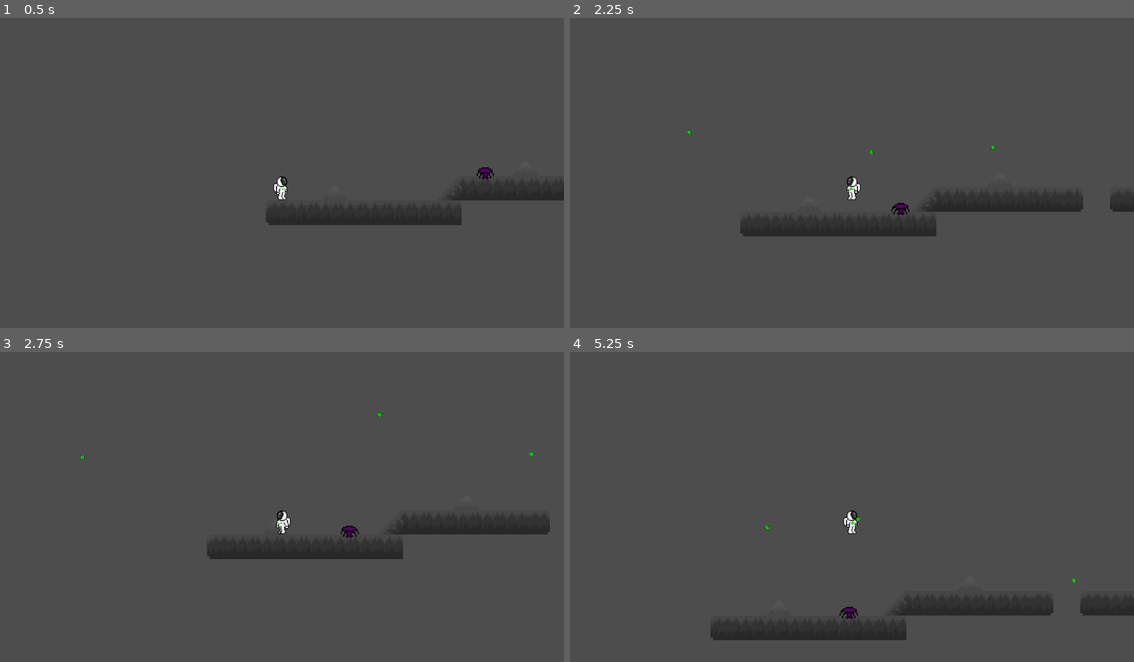
Above: before the commit, frames 1-4 (two rows, left to right).
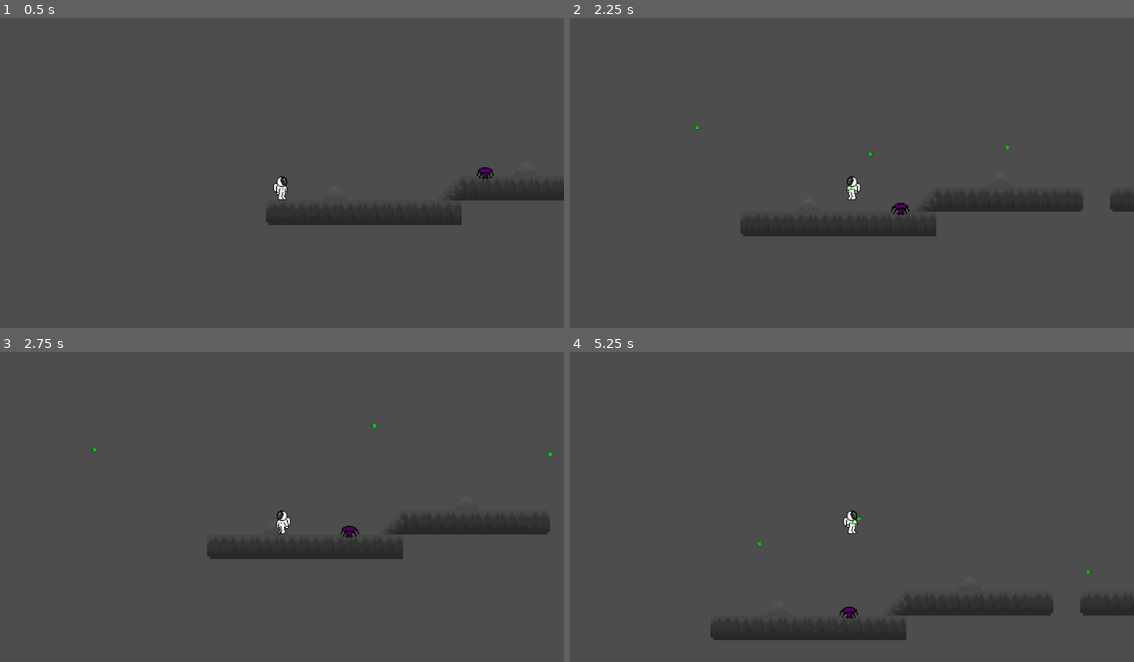
Above: after the commit, the same moments.

Repository: PrestonBrown1/2D-Platformer
Game: Godot game, scene res://game.tscn
Same seed, same stepped clock (60 frames per second), same inputs: the game is played once before the commit and once after it.
Inputs (mouse positions are in pixels of both pictures, inside the frame that each line leads up to):
- Up to frame 1 (0.5 s): no input
- Up to frame 2 (2.25 s): tap Enter at 0.5 s; move the mouse to (976, 160) at 0.52 s; hold D (Right) 0.53-2.03 s; click (976, 160) at 0.6 s; tap Space (Jump) at 0.77, 1.52 s; move the mouse to (739, 191) at 1.27 s; click (739, 191) at 1.35 s; move the mouse to (908, 107) at 2.02 s; hold A (Left) from 2.03 s (still down); click (908, 107) at 2.1 s
- Up to frame 3 (2.75 s): keep holding A (Left)
- Up to frame 4 (5.25 s): move the mouse to (823, 572) at 2.77 s; release A (Left) at 2.78 s; hold D (Right) 2.78-4.28 s; click (823, 572) at 2.85 s; tap Space (Jump) at 3.02, 3.77, 4.52 s; move the mouse to (1021, 556) at 3.52 s; click (1021, 556) at 3.6 s; move the mouse to (682, 463) at 4.27 s; hold A (Left) 4.28-5.03 s; click (682, 463) at 4.35 s; move the mouse to (880, 510) at 5.02 s; hold D (Right) from 5.03 s (still down); click (880, 510) at 5.1 s

Frame 1 is identical in both runs. In frame 2, less than 0.1% of the frame differs, in the area x 20-78%, y 34-45%; in frame 3, less than 0.1%; in frame 4, less than 0.1%, in the area x 33-93%, y 52-86%.

Commit message:
Bug Fix and Bullet Feel Improvement
Fixed a bug where the collision box of an Alien Crab would change all alien crab's hitboxes
Improved the "feel" of how the bullet's velocity is calculated (took into account the players velocity as well)

Diff:
--- a/Assets/Enemies/alien_crab.tscn
+++ b/Assets/Enemies/alien_crab.tscn
@@ -195,7 +195,8 @@
 }]
 
 [sub_resource type="CapsuleShape2D" id="CapsuleShape2D_sf2w6"]
-radius = 36.6667
+resource_local_to_scene = true
+radius = 36.0
 height = 166.667
 
 [node name="Alien Crab" type="Node2D"]
@@ -211,6 +212,6 @@
 frame_progress = 1.0
 
 [node name="CollisionShape2D" type="CollisionShape2D" parent="CharacterBody2D"]
-position = Vector2(0, -36.6667)
+position = Vector2(0, -36)
 rotation = 1.5708
 shape = SubResource("CapsuleShape2D_sf2w6")
--- a/bullet1.gd
+++ b/bullet1.gd
@@ -2,10 +2,18 @@
 
 var velocity = Vector2.ZERO
 var speed = 10
+var player
+var playerX
+var playerY
 
 # Called when the node enters the scene tree for the first time.
 func _ready():
 	velocity = Vector2(0, -speed).rotated(rotation)
+	player = get_node("/root/Game/Player")
+	playerX = player.velocity.x
+	playerY = player.velocity.y
+	velocity.x += playerX / 500
+	velocity.y += playerY / 500
 
 
 # Called every frame. 'delta' is the elapsed time since the previous frame.
